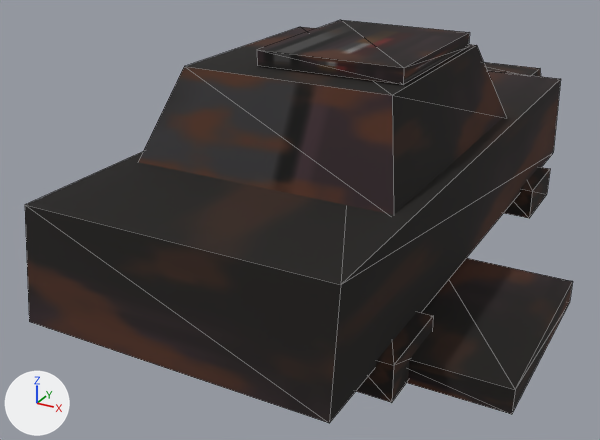
Before and after pictures for a commit that changed the glTF model data/models/prop_car_burnt1.glb.
The view is the same before and after, from a 50 mm camera at (1.24, -2.64, 1.39) aimed at (-0.13, -0.16, 0.15). The axes (+X, +Y, +Z) are drawn at lower left. The lights are the same throughout. The picture after the commit comes second. Mesh edges are drawn as thin lines. Vertices at exactly the same position are counted once.

Names of what the first picture shows: 'hull'.
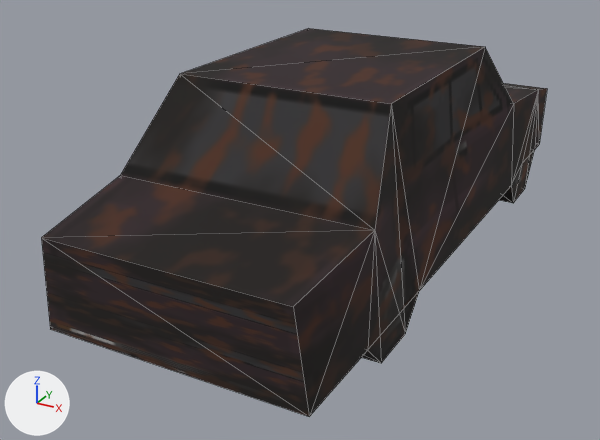
The change, as a diff of the scene's bpy script:
```diff
--- a/data/models/prop_car_burnt1.glb.py
+++ b/data/models/prop_car_burnt1.glb.py
@@ me_hull @@
 # used by ob_hull; location = (0.0, 0.0, 0.0)
-me_hull.from_pydata(...)  # 72 vertices, 108 faces; spans x -0.55..0.85, y -1.15..1.4, z 0.01..0.82
+me_hull.from_pydata(...)  # 56 vertices, 88 faces; spans x -0.44..0.44, y -1.15..1.15, z 0.0..0.75
+# me_hull part 1: the loose piece of 8 vertices spanning x -0.5..0.5, y -1.15..1.15, z 0.12..0.48 is rebuilt with 56 vertices and now spans x -0.44..0.44, y -1.15..1.15, z 0.0..0.75
+# me_hull part 2: 8 loose pieces with 64 vertices, spanning x -0.55..0.85, y -0.87..1.4, z 0.01..0.82, are deleted
 me_hull.materials.append(mat_palette)
```

Pixel boxes (x1, y1, x2, y2) of what changed, in the pictures (600 x 440 px):
'hull', reshaped (8% narrower): before (25, 20, 573, 423); after (42, 28, 547, 417)
part 1 of me_hull, rebuilt (10% taller): before (25, 70, 561, 423); after (42, 28, 547, 417)
part 2 of me_hull, deleted: before (138, 20, 573, 414)
